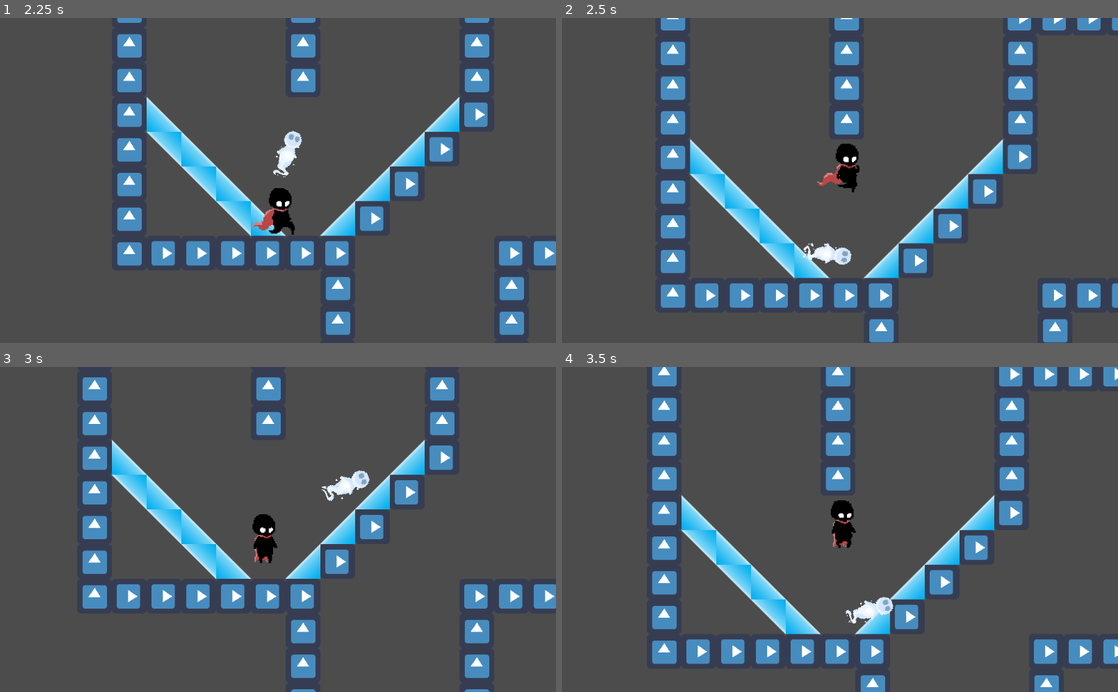
Above: before the commit, frames 1-4 (two rows, left to right).
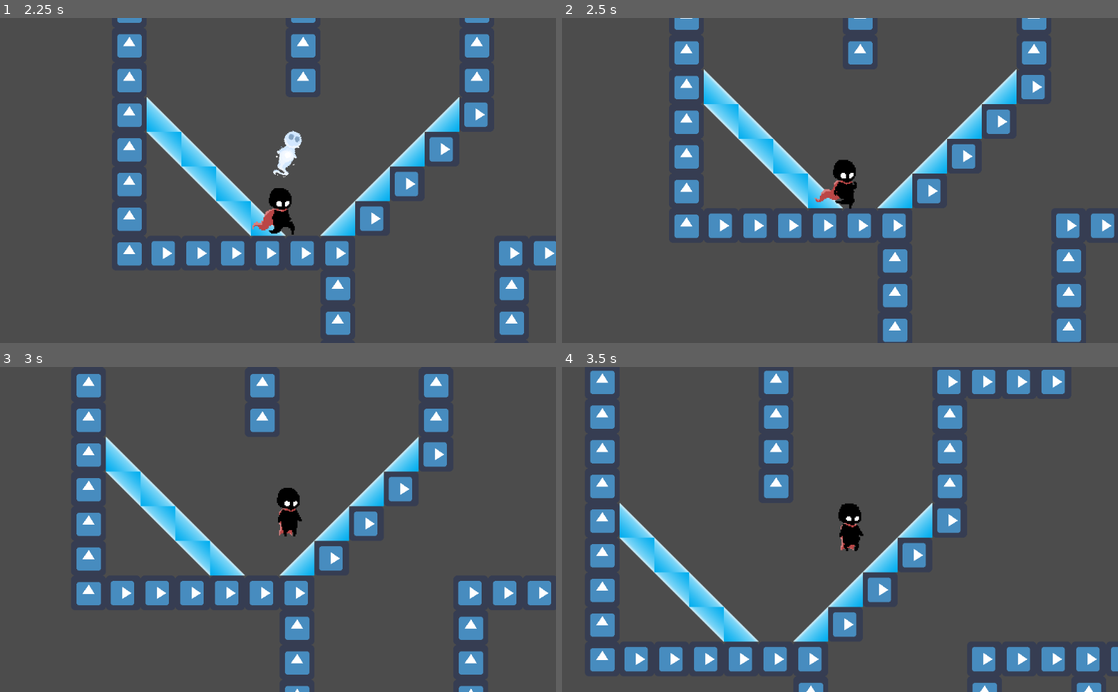
Above: after the commit, the same moments.

Repository: jeremycryan/Professional-Game
Game: Godot game, scene res://TestScene.tscn
Two runs of this game, one before a commit and one after it. Both use one fixed random seed, a clock stepped at 60 frames per second and the inputs below. The engine's default icon, where the game draws it, is replaced by a stand-in: a white triangle on a blue panel in a dark square.
Inputs (mouse positions are in pixels of both pictures, inside the frame that each line leads up to):
- Up to frame 1 (2.25 s): move the mouse to (400, 164) at 0.52 s; hold D (mv_right) 0.53-1.28 s; click (400, 164) at 0.6 s; tap Space (tele) at 0.8, 1.35 s; move the mouse to (166, 196) at 1.27 s; hold S (mv_down) 1.28-2.03 s; click (166, 196) at 1.55 s; move the mouse to (333, 109) at 2.02 s; hold D (mv_right) from 2.03 s (still down); click (333, 109) at 2.1 s
- Up to frame 2 (2.5 s): keep holding D (mv_right); tap Space (tele) at 2.3 s
- Up to frame 3 (3 s): move the mouse to (250, 594) at 2.77 s; release D (mv_right) at 2.78 s; hold W (mv_up) from 2.78 s (still down); tap Space (tele) at 2.85 s
- Up to frame 4 (3.5 s): keep holding W (mv_up); click (812, 594) at 3.05 s

Frame 1 is identical in both runs. In frame 2, 23% of the frame differs, in the area x 17-100%, y 0-100%; in frame 3, 13%; in frame 4, 28%, in the area x 5-100%, y 0-100%.
Error after the commit: Invalid get index 'global_position' (on base: 'null instance'). (res://Player.gd:112)

Commit message:
Removed GunController

Diff:
--- a/NewPlayer.tscn
+++ b/NewPlayer.tscn
@@ -1,10 +1,9 @@
-[gd_scene load_steps=13 format=2]
+[gd_scene load_steps=12 format=2]
 
 [ext_resource path="res://Player.gd" type="Script" id=1]
-[ext_resource path="res://GunController.gd" type="Script" id=2]
-[ext_resource path="res://!spooksprites/Player/Idle.png" type="Texture" id=3]
-[ext_resource path="res://!spooksprites/Player/Blink.png" type="Texture" id=4]
-[ext_resource path="res://!spooksprites/Player/RunRight.png" type="Texture" id=5]
+[ext_resource path="res://!spooksprites/Player/Idle.png" type="Texture" id=2]
+[ext_resource path="res://!spooksprites/Player/Blink.png" type="Texture" id=3]
+[ext_resource path="res://!spooksprites/Player/RunRight.png" type="Texture" id=4]
 
 [sub_resource type="RectangleShape2D" id=1]
 
@@ -122,7 +121,7 @@
 "values": [ 0, 1, 2, 3, 4, 5, 6, 7 ]
 }
 
-[node name="Player" type="RigidBody2D"]
+[node name="Player" type="RigidBody2D" index="0"]
 
 input_pickable = false
 collision_layer = 4
@@ -151,11 +150,7 @@
 shape = SubResource( 1 )
 _sections_unfolded = [ "Transform" ]
 
-[node name="GunController" type="Node2D" parent="." index="1"]
-
-script = ExtResource( 2 )
-
-[node name="player_anim" type="AnimationPlayer" parent="." index="2"]
+[node name="player_anim" type="AnimationPlayer" parent="." index="1"]
 
 root_node = NodePath("..")
 autoplay = ""
@@ -170,58 +165,58 @@
 anims/RunRight = SubResource( 7 )
 blend_times = [  ]
 
-[node name="Sprites" type="Node2D" parent="." index="3"]
+[node name="Sprites" type="Node2D" parent="." index="2"]
 
 scale = Vector2( 2, 2 )
 _sections_unfolded = [ "Transform" ]
 
 [node name="Idle" type="Sprite" parent="Sprites" index="0"]
 
+texture = ExtResource( 2 )
+hframes = 8
+frame = 7
+_sections_unfolded = [ "Animation", "Transform" ]
+
+[node name="IdleLeft" type="Sprite" parent="Sprites" index="1"]
+
+visible = false
+texture = ExtResource( 2 )
+flip_h = true
+hframes = 8
+frame = 7
+_sections_unfolded = [ "Animation", "Transform" ]
+
+[node name="BlinkRight" type="Sprite" parent="Sprites" index="2"]
+
+visible = false
 texture = ExtResource( 3 )
 hframes = 8
 frame = 7
 _sections_unfolded = [ "Animation", "Transform" ]
 
-[node name="IdleLeft" type="Sprite" parent="Sprites" index="1"]
+[node name="BlinkLeft" type="Sprite" parent="Sprites" index="3"]
 
 visible = false
 texture = ExtResource( 3 )
+hframes = 8
+frame = 7
+_sections_unfolded = [ "Animation", "Transform" ]
+
+[node name="RunRight" type="Sprite" parent="Sprites" index="4"]
+
+visible = false
+position = Vector2( -8, 0 )
+texture = ExtResource( 4 )
+hframes = 8
+frame = 7
+_sections_unfolded = [ "Animation", "Transform" ]
+
+[node name="RunLeft" type="Sprite" parent="Sprites" index="5"]
+
+visible = false
+position = Vector2( 8, 0 )
+texture = ExtResource( 4 )
 flip_h = true
 hframes = 8
 frame = 7
-_sections_unfolded = [ "Animation", "Transform" ]
-
-[node name="BlinkRight" type="Sprite" parent="Sprites" index="2"]
-
-visible = false
-texture = ExtResource( 4 )
-hframes = 8
-frame = 7
-_sections_unfolded = [ "Animation", "Transform" ]
-
-[node name="BlinkLeft" type="Sprite" parent="Sprites" index="3"]
-
-visible = false
-texture = ExtResource( 4 )
-hframes = 8
-frame = 7
-_sections_unfolded = [ "Animation", "Transform" ]
-
-[node name="RunRight" type="Sprite" parent="Sprites" index="4"]
-
-visible = false
-position = Vector2( -8, 0 )
-texture = ExtResource( 5 )
-hframes = 8
-frame = 7
-_sections_unfolded = [ "Animation", "Transform" ]
-
-[node name="RunLeft" type="Sprite" parent="Sprites" index="5"]
-
-visible = false
-position = Vector2( 8, 0 )
-texture = ExtResource( 5 )
-flip_h = true
-hframes = 8
-frame = 7
 _sections_unfolded = [ "Transform" ]
--- a/Player.gd
+++ b/Player.gd
@@ -1,5 +1,12 @@
 extends RigidBody2D
 
+
+var bulletFab = preload("res://Bullet.tscn");
+
+var parent;
+var grandparent;
+var bulletRef = null;
+var shootSpeed = 500;
 var motion = Vector2();
 var new_impulse = Vector2();
 var gravity = Vector2(0, 10);
@@ -29,7 +36,29 @@
 func _process(delta):
 	motion = Vector2(0,0);
 	jumping = Vector2(0,0);
+	var space_state = get_world_2d().get_direct_space_state()
 
+	if (Input.is_action_just_pressed("shoot")):
+		if (bulletRef != null and bulletRef.get_ref()):
+			bulletRef.get_ref().queue_free()
+			bulletRef = null
+			pass
+
+		# OPTION: Mouse-based
+		var mouse_pos_diff = (get_global_mouse_position() - global_position);
+		var shootdir = mouse_pos_diff.normalized();
+
+		var bulletInst = bulletFab.instance();
+		grandparent.add_child(bulletInst);
+		bulletInst.set_global_position(global_position);
+		var shootStrength = shootSpeed * bulletInst.mass
+
+		bulletInst.apply_impulse(Vector2(), shootSpeed*shootdir)
+
+		bulletRef = weakref(bulletInst)
+
+	if (Input.is_action_just_pressed("tele") and bulletRef != null and bulletRef.get_ref()):
+		BulletSwap(parent, bulletRef.get_ref());
 
 	if (Input.is_action_pressed("mv_right")):
 		motion.x += 1;
@@ -69,9 +98,19 @@
 
 func _ready():
 	anim.play("Idle");
+	parent = get_node("self")
+	grandparent = get_node("..")
 
 	set_contact_monitor(true);
 	set_max_contacts_reported(5);
 
 func _on_Floor_collided():
 	canJump = true;
+
+func BulletSwap(p, b):
+	var temp = b.global_position
+	b.global_position = p.global_position
+	p.global_position = temp
+	var templin = b.linear_velocity;
+	b.linear_velocity = p.linear_velocity
+	p.linear_velocity = templin
